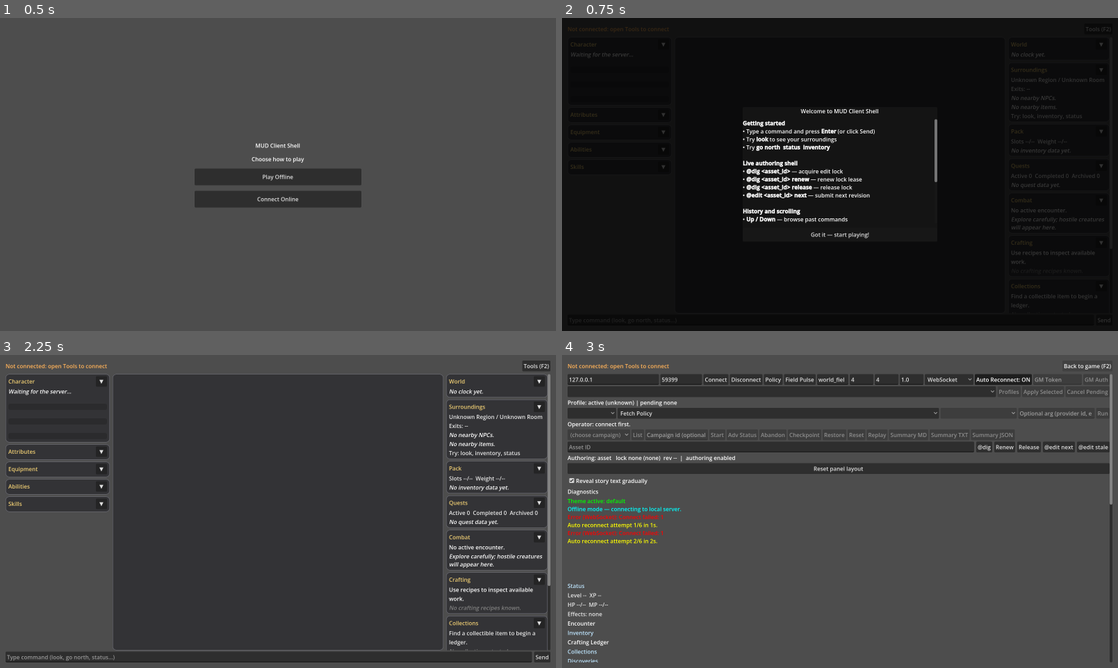
Above: before the commit, frames 1-4 (two rows, left to right).
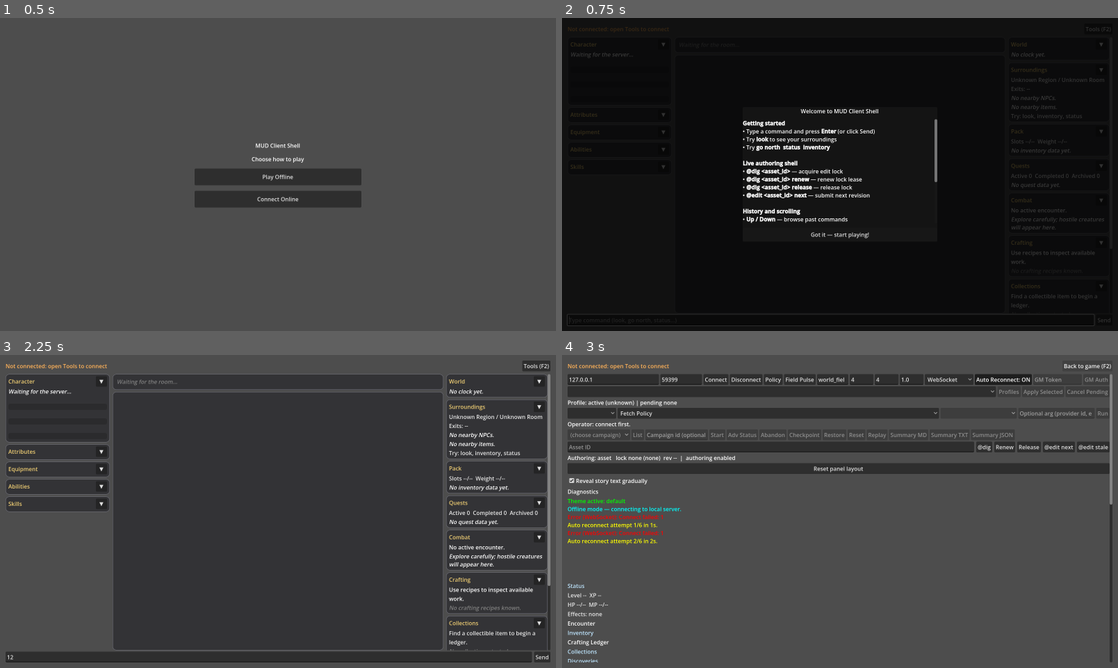
Above: after the commit, the same moments.

Repository: jbax-and-his-ai-pals/008-mud
Game: Godot game, scene res://scenes/launcher.tscn
Same seed, same stepped clock (60 frames per second), same inputs: the game is played once before the commit and once after it.
Inputs (mouse positions are in pixels of both pictures, inside the frame that each line leads up to):
- Up to frame 1 (0.5 s): no input
- Up to frame 2 (0.75 s): click "Play Offline" at 0.5 s
- Up to frame 3 (2.25 s): click (266, 655) at 1.27 s; type "12" at 1.35 s; click "Got it — start playing!" at 2 s
- Up to frame 4 (3 s): click "Tools (F2)" at 2.75 s

Frame 1 is identical in both runs. In frame 2, 0.2% of the frame differs, in the area x 0-96%, y 94-99%; in frame 3, 0.9%, in the area x 1-80%, y 7-98%; in frame 4, nothing differs.

Commit message:
Show the current room in a pane, focus the command box on load, and fix links with apostrophes
- The top of the centre column is a pane that always shows what look says (a new "room" panel
  event, sent when it changes); it fits its text up to a fixed height and scrolls inside itself.
- The command box takes focus when the game opens.
- A section break (two blank lines) is drawn as a bigger gap than a paragraph gap.
- Link targets are percent-encoded: an apostrophe in [url=cmd:look commander's seal] made
  RichTextLabel swallow the rest of the line, blanking the name and sending garbage as the command.

Co-Authored-By: Claude Sonnet 5.5 <noreply@anthropic.com>

Diff:
--- a/client/scripts/text/server_markup.gd
+++ b/client/scripts/text/server_markup.gd
@@ -36,6 +36,7 @@
 static var _token_pattern: RegEx
 static var _weather_pattern: RegEx
 static var _blank_lines: RegEx
+static var _section_breaks: RegEx
 
 
 ## A room description carries "The weather is cloudy." The world panel shows the weather, so the
@@ -67,7 +68,13 @@
 	if _blank_lines == null:
 		_blank_lines = RegEx.new()
 		_blank_lines.compile("\n{2,}")
-	return lead + _blank_lines.sub(bbcode, "\n[font_size=%d]\n[/font_size]" % GAP_FONT_SIZE, true)
+		_section_breaks = RegEx.new()
+		_section_breaks.compile("\n{3,}")
+	# Two blank lines in the text are a new scene (a story beat, then the room you are taken to): four
+	# small gaps. One blank line is the ordinary gap between paragraphs.
+	var gap := "[font_size=%d]\n[/font_size]" % GAP_FONT_SIZE
+	var spaced := _section_breaks.sub(bbcode, "\n" + gap + gap + gap + gap, true)
+	return lead + _blank_lines.sub(spaced, "\n" + gap, true)
 
 
 static func to_bbcode(text: String) -> String:
@@ -102,6 +109,14 @@
 	return out
 
 
+## A command made safe to sit inside `[url=...]`. RichTextLabel reads an apostrophe or a quote there as
+## the start of a quoted value and swallows the rest of the line (so "commander's seal" lost its
+## name and sent half the markup as the command); they are percent-encoded here and decoded when
+## the link is clicked.
+static func url_target(command: String) -> String:
+	return command.replace("]", "").replace("'", "%27").replace('"', "%22")
+
+
 static func _wrap(segment: String, color: String, command: String) -> String:
 	if segment == "":
 		return ""
@@ -109,5 +124,5 @@
 	if color != "":
 		wrapped = "[color=%s]%s[/color]" % [color, wrapped]
 	if command != "":
-		wrapped = "[url=cmd:%s]%s[/url]" % [command.replace("]", ""), wrapped]
+		wrapped = "[url=cmd:%s]%s[/url]" % [url_target(command), wrapped]
 	return wrapped
--- a/client/scripts/ui/docks/dock_manager.gd
+++ b/client/scripts/ui/docks/dock_manager.gd
@@ -10,6 +10,7 @@
 extends RefCounted
 
 const DOCK_PANEL = preload("res://scripts/ui/docks/dock_panel.gd")
+const SERVER_MARKUP = preload("res://scripts/text/server_markup.gd")
 const DOCK_COLUMN = preload("res://scripts/ui/docks/dock_column.gd")
 # One file holds every saved arrangement: "<server>|<character>" -> layout, plus "_last", the most
 # recent one, which a character with no arrangement of their own starts from.
@@ -293,7 +294,7 @@
 
 ## Text that sends a command when clicked: the answer lands in the game window, as if it had been typed.
 func _link(command: String, text: String) -> String:
-	return "[url=cmd:%s]%s[/url]" % [command.replace("]", ""), _esc(text)]
+	return "[url=cmd:%s]%s[/url]" % [SERVER_MARKUP.url_target(command), _esc(text)]
 
 
 func _esc(text: String) -> String:
--- a/client/scripts/ui/main/game_state_payloads.gd
+++ b/client/scripts/ui/main/game_state_payloads.gd
@@ -187,7 +187,7 @@
 		var target: Dictionary = target_value as Dictionary
 		var name: String = str(target.get("name", "Unknown target"))
 		var current: String = " [b](target)[/b]" if bool(target.get("current_target", false)) else ""
-		lines.append("• [url=cmd:attack %s]%s[/url]%s — HP %d/%d" % [name, main._bbcode_escape(name), current, int(target.get("health", 0)), int(target.get("max_health", 0))])
+		lines.append("• [url=cmd:attack %s]%s[/url]%s — HP %d/%d" % [main.SERVER_MARKUP.url_target(name), main._bbcode_escape(name), current, int(target.get("health", 0)), int(target.get("max_health", 0))])
 
 	var actions: Array = body.get("suggested_actions", []) as Array
 	main.combat_summary_label.text = "Choose an action: %s" % ", ".join(actions)
@@ -241,7 +241,7 @@
 			"%s %d: [url=cmd:look %s]%s[/url]%s x%d (%.1f wt)" % [
 				main.theme_controller._icon_token("inventory_item_prefix", "-"),
 				int(item.get("slot_index", -1)),
-				item_name,
+				main.SERVER_MARKUP.url_target(item_name),
 				item_name,
 				attachment_suffix,
 				int(item.get("quantity", 0)),
@@ -383,13 +383,13 @@
 			continue
 		var quest: Dictionary = quest_variant as Dictionary
 		var title: String = str(quest.get("title", "Unnamed Quest"))
-		lines.append("%s [url=cmd:journal %s]%s[/url]" % [completed_prefix, title, title])
+		lines.append("%s [url=cmd:journal %s]%s[/url]" % [completed_prefix, main.SERVER_MARKUP.url_target(title), title])
 	for quest_variant in archived:
 		if typeof(quest_variant) != TYPE_DICTIONARY:
 			continue
 		var quest: Dictionary = quest_variant as Dictionary
 		var title: String = str(quest.get("title", "Unnamed Quest"))
-		lines.append("%s [url=cmd:journal %s]%s[/url]" % [archived_prefix, title, title])
+		lines.append("%s [url=cmd:journal %s]%s[/url]" % [archived_prefix, main.SERVER_MARKUP.url_target(title), title])
 
 	if lines.is_empty():
 		main.journal_list_label.text = "[i]%s[/i]" % main.theme_controller._icon_token("quest_none", "No quests tracked.")
@@ -426,7 +426,7 @@
 		var tag: String = main.theme_controller._icon_token("hostile_tag", "hostile") if hostile_flag else str(npc.get("faction", "neutral"))
 		var npc_name: String = str(npc.get("name", "Unknown NPC"))
 		var action: String = "attack" if hostile_flag else "look"
-		npc_lines.append("[url=cmd:%s %s]%s[/url] [%s]" % [action, npc_name, npc_name, tag])
+		npc_lines.append("[url=cmd:%s %s]%s[/url] [%s]" % [action, main.SERVER_MARKUP.url_target(npc_name), npc_name, tag])
 	if npc_lines.is_empty():
 		main.nearby_npcs_label.text = "[i]%s[/i]" % main.theme_controller._icon_token("npc_none", "No nearby NPCs.")
 	else:
@@ -440,7 +440,7 @@
 		var item_name: String = str(item.get("name", "Unknown Item"))
 		var portable: bool = bool(item.get("portable", true))
 		var action: String = "take" if portable else "look"
-		item_lines.append("%s [url=cmd:%s %s]%s[/url]" % [main.theme_controller._icon_token("item_prefix", "-"), action, item_name, item_name])
+		item_lines.append("%s [url=cmd:%s %s]%s[/url]" % [main.theme_controller._icon_token("item_prefix", "-"), action, main.SERVER_MARKUP.url_target(item_name), item_name])
 	if item_lines.is_empty():
 		main.nearby_items_label.text = "[i]%s[/i]" % main.theme_controller._icon_token("item_none", "No nearby items.")
 	else:
--- a/client/scripts/ui/main_controller.gd
+++ b/client/scripts/ui/main_controller.gd
@@ -319,6 +319,8 @@
 var _debug_log: RichTextLabel
 var docks
 var typewriter
+var room_label: RichTextLabel      # the pane above the log that shows the current room
+var _room_scroll: ScrollContainer
 
 
 func _arrange_views() -> void:
@@ -401,9 +403,17 @@
 	body.add_theme_constant_override("separation", 8)
 	game.add_child(body)
 	body.add_child(docks.left_scroll)
-	log_view.reparent(body, false)
+	# the centre: the room you are in on top (what `look` says), the story log below it
+	var center := VBoxContainer.new()
+	center.name = "Center"
+	center.size_flags_horizontal = Control.SIZE_EXPAND_FILL
+	center.add_theme_constant_override("separation", 6)
+	body.add_child(center)
+	center.add_child(_make_room_pane())
+	log_view.reparent(center, false)
 	log_view.clear()   # the scene's placeholder heading is not game text
 	log_view.size_flags_horizontal = Control.SIZE_EXPAND_FILL
+	log_view.size_flags_vertical = Control.SIZE_EXPAND_FILL
 	log_view.add_theme_stylebox_override("normal", PANEL_STYLE.card(12))
 	log_view.add_theme_stylebox_override("focus", PANEL_STYLE.card(12))
 	body.add_child(docks.right_scroll)
@@ -444,6 +454,7 @@
 	# view (Send, a mobile pad key) hands it straight back.
 	command_input.keep_editing_on_text_submit = true
 	get_viewport().gui_focus_changed.connect(_on_gui_focus_changed)
+	command_input.call_deferred("grab_focus")   # ready to type as soon as the game opens
 
 	for client in [tcp_client, ws_client]:
 		client.connected.connect(_refresh_connection_badge)
@@ -649,7 +660,7 @@
 func _on_meta_clicked(meta: Variant) -> void:
 	var cmd = str(meta)
 	if cmd.begins_with("cmd:"):
-		network_lifecycle._send_command_immediate(cmd.substr(4))
+		network_lifecycle._send_command_immediate(cmd.substr(4).uri_decode())   # SERVER_MARKUP.url_target encoded it
 
 func _on_line_received(line: String) -> void:
 	_network_telemetry["lines_received"] = int(_network_telemetry.get("lines_received", 0)) + 1
@@ -729,6 +740,9 @@
 	elif event_type == "world":
 		if docks != null and typeof(payload) == TYPE_DICTIONARY:
 			docks.apply_world(payload as Dictionary)
+	elif event_type == "room":
+		if typeof(payload) == TYPE_DICTIONARY:
+			_show_room(str((payload as Dictionary).get("text", "")))
 	elif event_type == "status":
 		game_state_payloads._handle_status_payload(payload)
 	elif event_type == "combat":
@@ -792,6 +806,44 @@
 		log_view.append_text(TYPEWRITER.without_pace(text) + "\n")
 
 
+## The pane above the log that always shows the room the player is in. It tops out at a fixed height
+## and scrolls inside itself, so a long description cannot push the story log off the screen.
+const ROOM_PANE_MAX_HEIGHT := 230
+
+
+func _make_room_pane() -> PanelContainer:
+	var card := PanelContainer.new()
+	card.name = "RoomPane"
+	card.add_theme_stylebox_override("panel", PANEL_STYLE.card(12))
+	_room_scroll = ScrollContainer.new()
+	_room_scroll.horizontal_scroll_mode = ScrollContainer.SCROLL_MODE_DISABLED
+	card.add_child(_room_scroll)
+	room_label = RichTextLabel.new()
+	room_label.bbcode_enabled = true
+	room_label.fit_content = true
+	room_label.scroll_active = false
+	room_label.autowrap_mode = TextServer.AUTOWRAP_WORD_SMART
+	room_label.size_flags_horizontal = Control.SIZE_EXPAND_FILL
+	room_label.meta_clicked.connect(_on_meta_clicked)
+	room_label.text = "[i][color=#808080]Waiting for the room...[/color][/i]"
+	room_label.resized.connect(_fit_room_pane)
+	_room_scroll.add_child(room_label)
+	return card
+
+
+func _show_room(text: String) -> void:
+	if room_label == null:
+		return
+	room_label.text = SERVER_MARKUP.tighten(SERVER_MARKUP.to_bbcode(SERVER_MARKUP.without_weather_line(text)))
+	_fit_room_pane.call_deferred()
+
+
+func _fit_room_pane() -> void:
+	if room_label == null or _room_scroll == null:
+		return
+	_room_scroll.custom_minimum_size.y = minf(float(room_label.get_content_height()) + 2.0, float(ROOM_PANE_MAX_HEIGHT))
+
+
 ## Show any slowly revealed text now; the player has moved on.
 func _finish_typing() -> void:
 	if typewriter != null:
Not shown, changed: server/engine/server/headless/panel_payloads.py
Not shown, changed: server/tests/singles/test_panel_payloads.py
